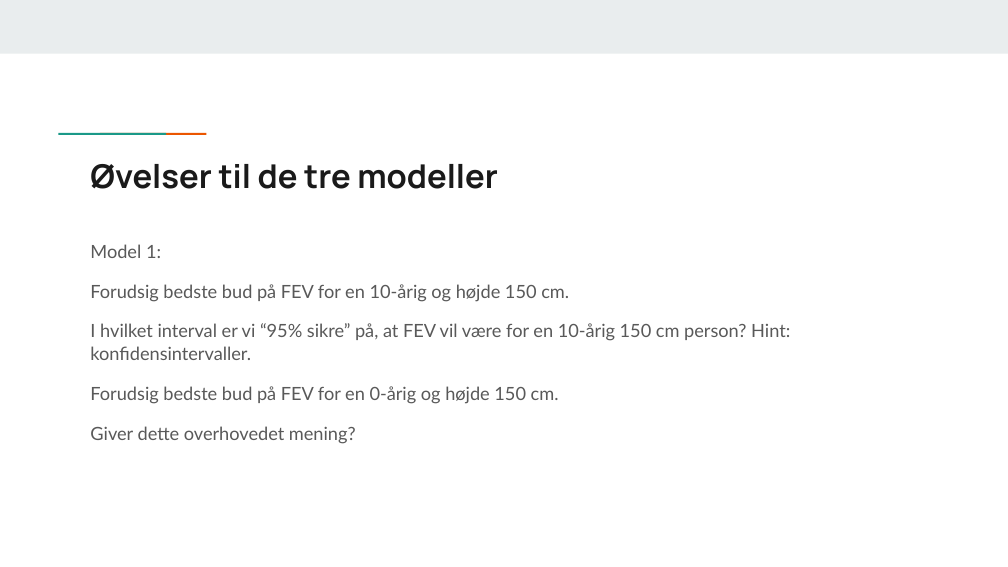
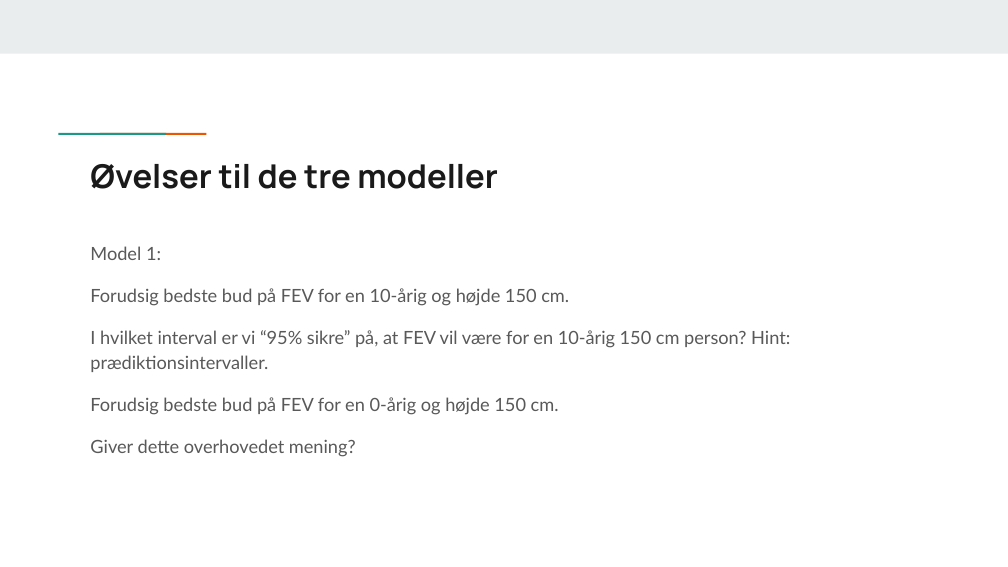
Before and after one commit to KUBDatalab/R-PUFF-1-deskriptiv, a slide deck: slide 6 of files/Modul_3_Multipel_lineær_regression.pptx. Drawn at 1008x567 pixels with LibreOffice and Linux fonts; fonts in the diff are those of the drawing. Boxes give left, top, right and bottom in pixels: in the first picture for what was removed or moved away, otherwise in the second. Text is boxed around its words. In the diff, an @@ line names an element or a change of style, - is before the commit and + after.

```diff
--- a/files/Modul_3_Multipel_lineær_regression.pptx
+++ b/files/Modul_3_Multipel_lineær_regression.pptx
@@ text at <box>90,246,569,457</box>: line spacing 1.05 to 1.15 @@
@@ text at <box>90,330,790,372</box>: text changed @@
-I hvilket interval er vi “95% sikre” på, at FEV vil være for en 10-årig 150 cm person? Hint: konfidensintervaller.
+I hvilket interval er vi “95% sikre” på, at FEV vil være for en 10-årig 150 cm person? Hint: prædiktionsintervaller.
```
Also in this commit, not shown: 8 other slides changed.
